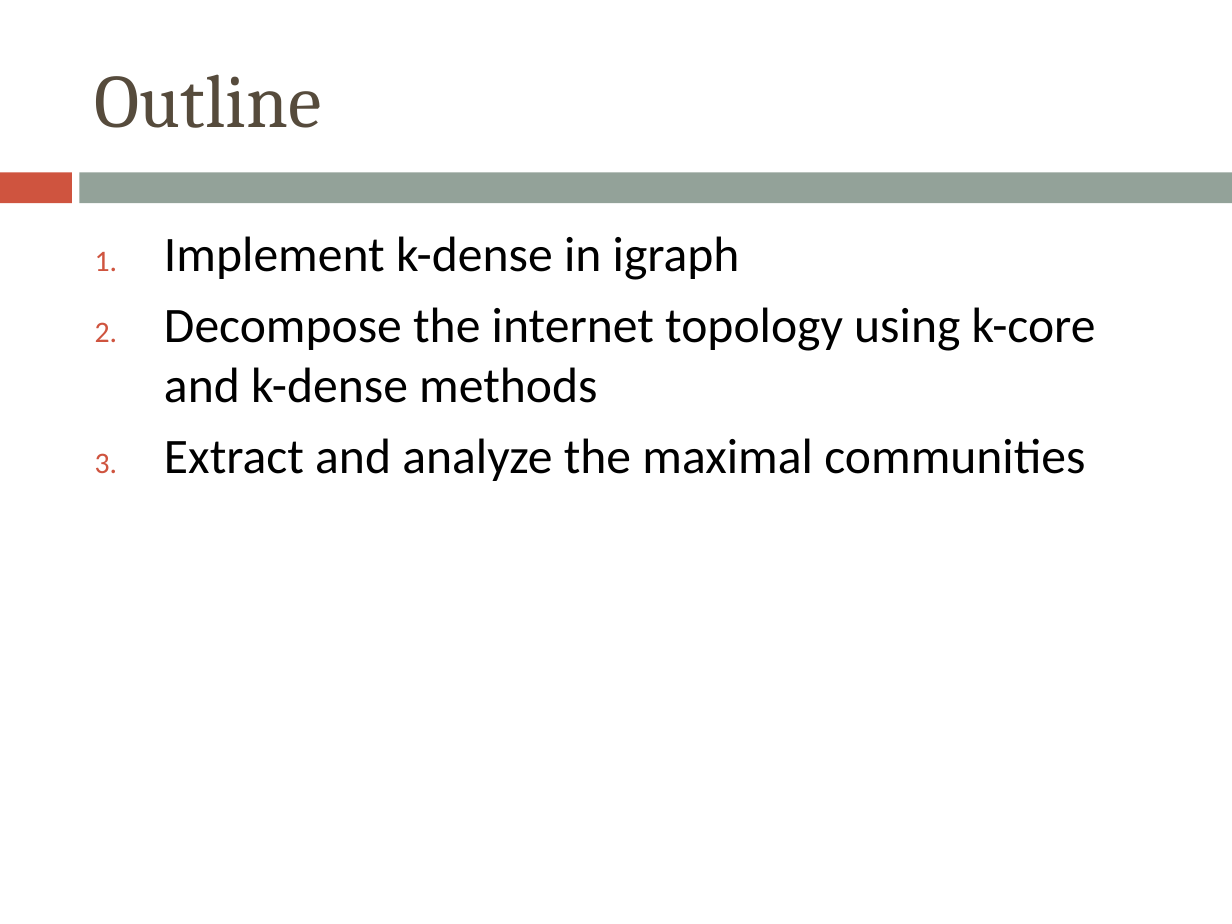
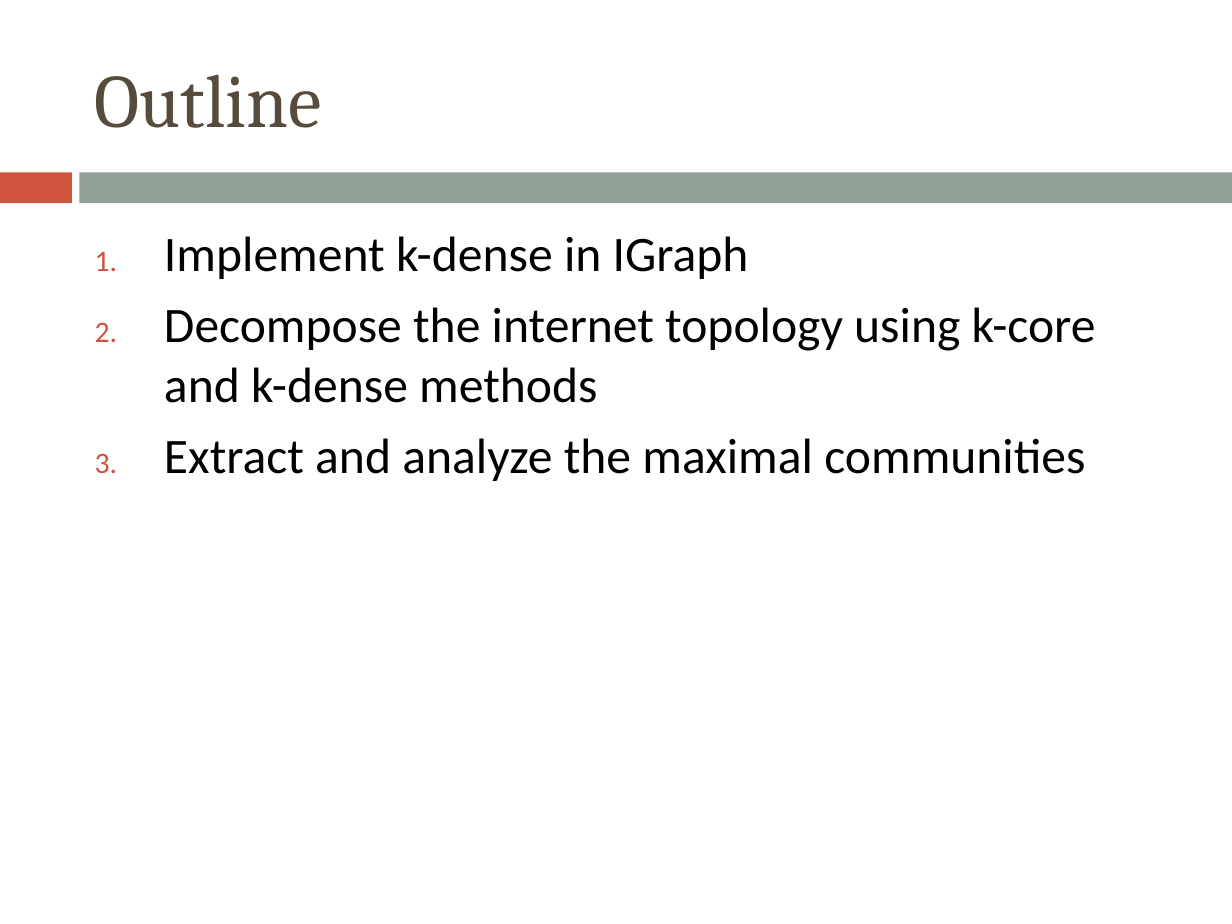
Before and after one commit to morellid/k-dense, a slide deck: slide 2 of presentation/kcore-kdense.pptx. Drawn at 1232x924 pixels with LibreOffice and Linux fonts; fonts in the diff are those of the drawing. Boxes give left, top, right and bottom in pixels: in the first picture for what was removed or moved away, otherwise in the second. Text is boxed around its words. In the diff, an @@ line names an element or a change of style, - is before the commit and + after.

```diff
--- a/presentation/kcore-kdense.pptx
+++ b/presentation/kcore-kdense.pptx
@@ text at bbox=[164, 236, 749, 279]: text changed @@
-1. Implement k-dense in igraph
+1. Implement k-dense in IGraph
```
Also in this commit, not shown: 1 other file.
